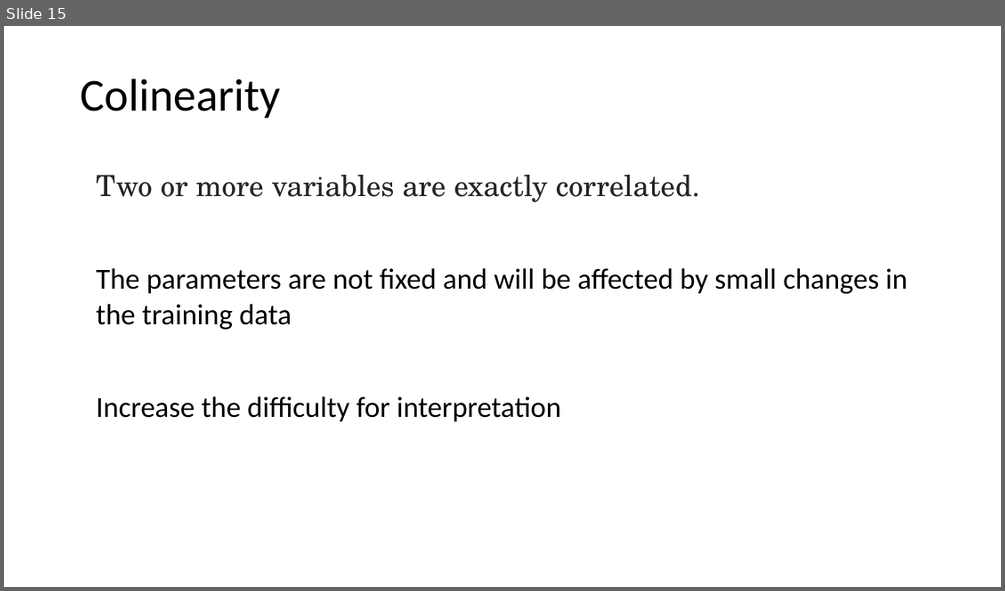
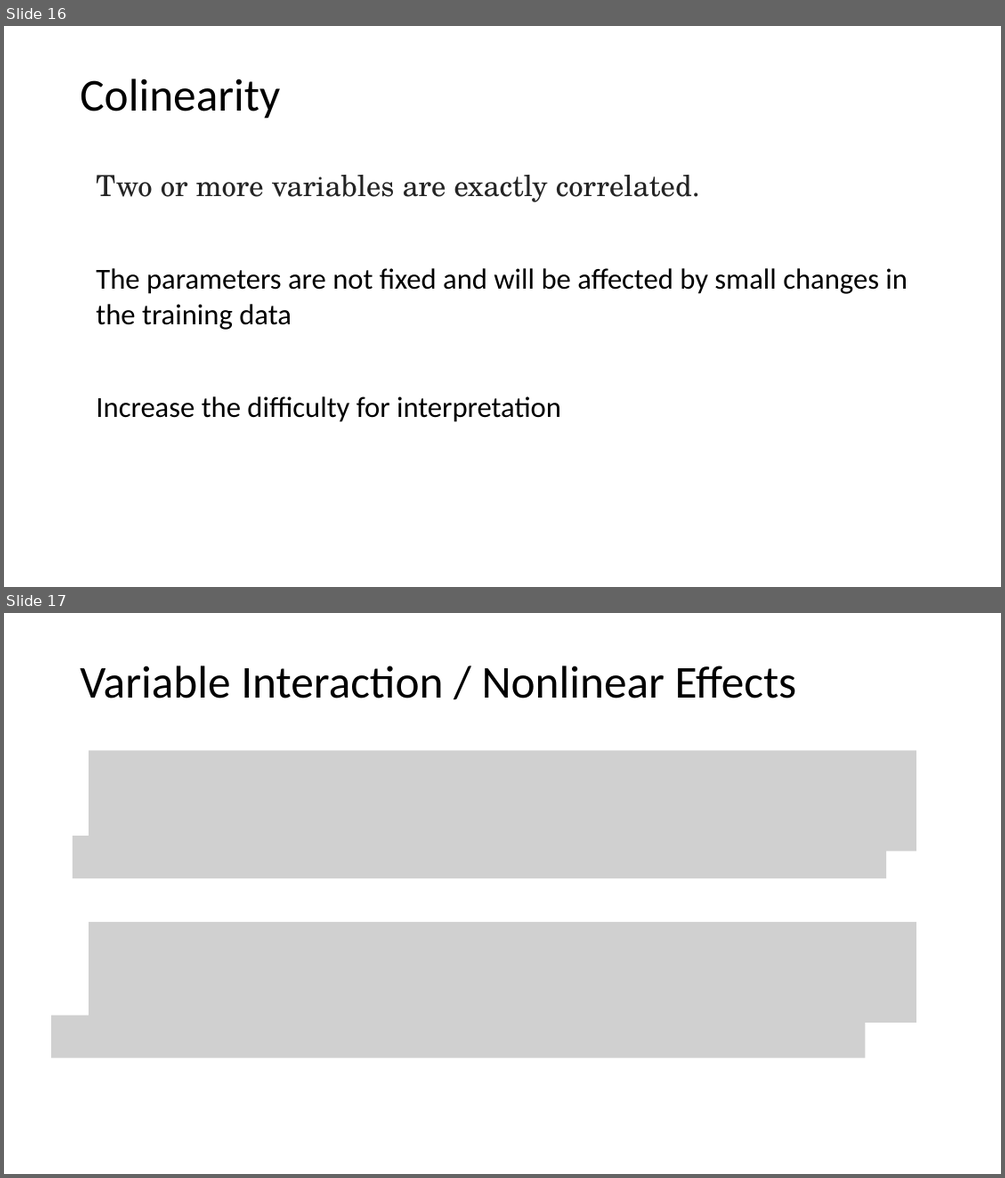
Before and after one commit to tianzheng4/tianzheng4.github.io, a slide deck: _umkc-teaching/slides/Lecture4.pptx. Shown one above the other, each under a label of ours: slide 15 before the commit, slides 16 and 17 after it. The pictures are 1005x591 and 1005x1178 pixels, drawn with LibreOffice and Linux fonts; fonts in the diff are those of the drawing; grey boxes stand for pictures. Boxes give left, top, right and bottom in pixels: in the first picture for what was removed or moved away, otherwise in the second. Text is boxed around its words. In the diff, an @@ line names an element or a change of style, - is before the commit and + after.

```diff
--- a/_umkc-teaching/slides/Lecture4.pptx
+++ b/_umkc-teaching/slides/Lecture4.pptx
@@ slide 17 added at (4, 613, 1001, 1174), background #FFFFFF @@
@@ title added at (80, 666, 797, 698), 44 pt, text #000000 @@
+Variable Interaction / Nonlinear Effects
@@ picture added at (89, 751, 916, 852) @@
@@ picture added at (73, 835, 886, 878) @@
@@ picture added at (89, 922, 916, 1022) @@
@@ picture added at (51, 1015, 865, 1058) @@
@@ what was slide 15 is now slide 16 @@
```
Also in this commit, not shown: 1 slide changed, 2 other slides added, 5 other files.
